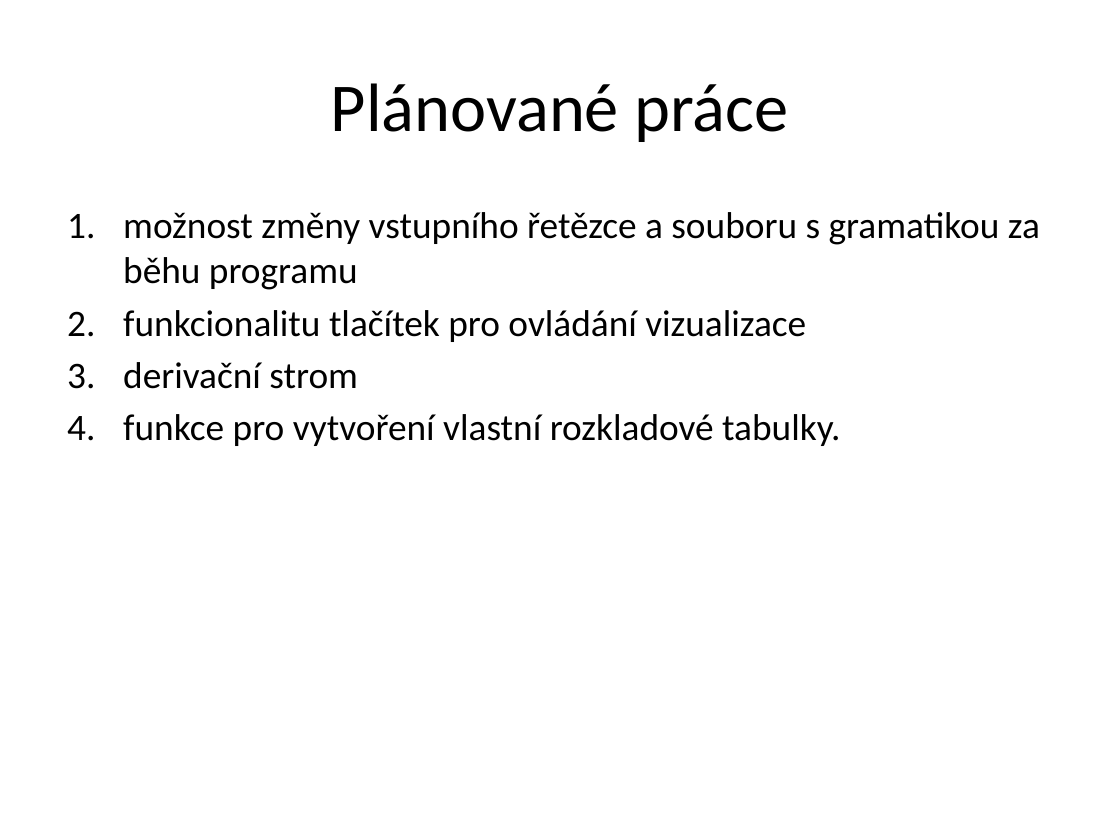
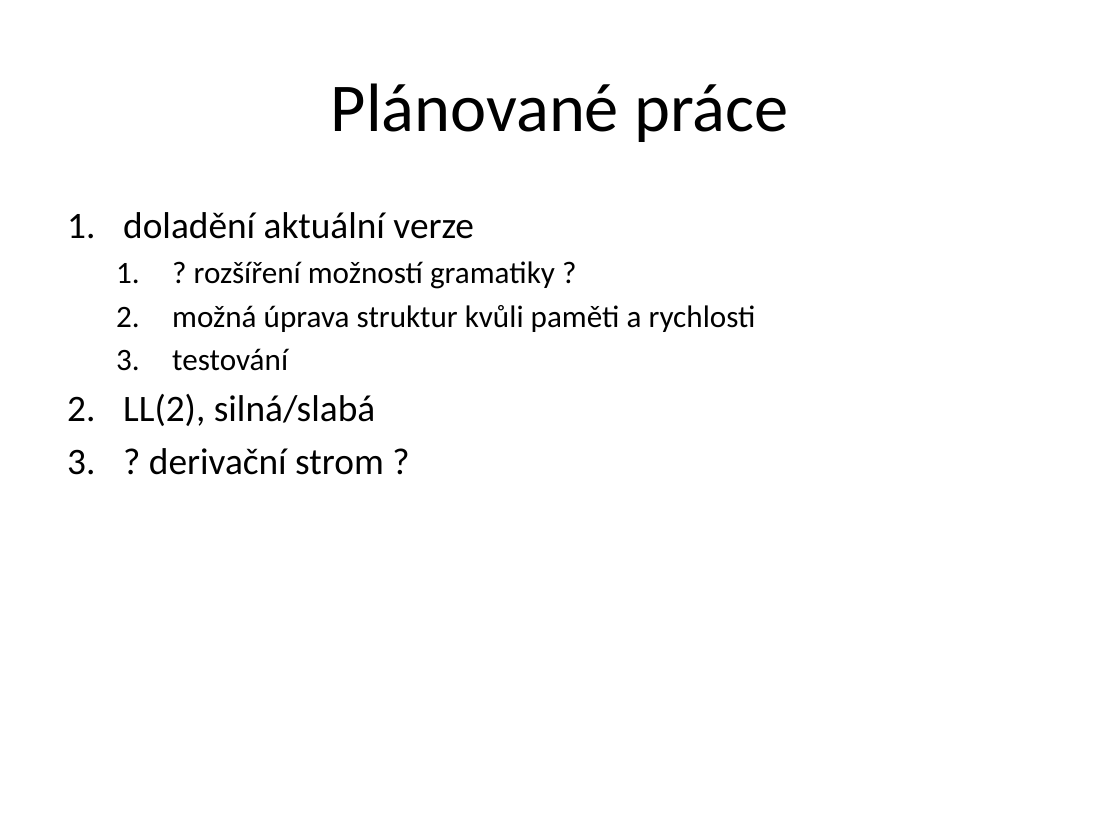
Before and after one commit to horkmi/FJP_VISUALIZATION, a slide deck: slide 4 of presentations/2_prezentace.pptx. Drawn at 1120x840 pixels with LibreOffice and Linux fonts; fonts in the diff are those of the drawing. Boxes give left, top, right and bottom in pixels: in the first picture for what was removed or moved away, otherwise in the second. Text is boxed around its words. In the diff, an @@ line names an element or a change of style, - is before the commit and + after.

```diff
--- a/presentations/2_prezentace.pptx
+++ b/presentations/2_prezentace.pptx
@@ text at (123, 212, 756, 475): text changed; size 24 to 20 pt @@
-1. možnost změny vstupního řetězce a souboru s gramatikou za běhu programu
-2. funkcionalitu tlačítek pro ovládání vizualizace
-3. derivační strom
-4. funkce pro vytvoření vlastní rozkladové tabulky.
+1. doladění aktuální verze
+  1. ? rozšíření možností gramatiky ?
+  2. možná úprava struktur kvůli paměti a rychlosti
+  3. testování
+2. LL(2), silná/slabá
+3. ? derivační strom ?
```
Also in this commit, not shown: 1 other slide changed, 1 other file.
